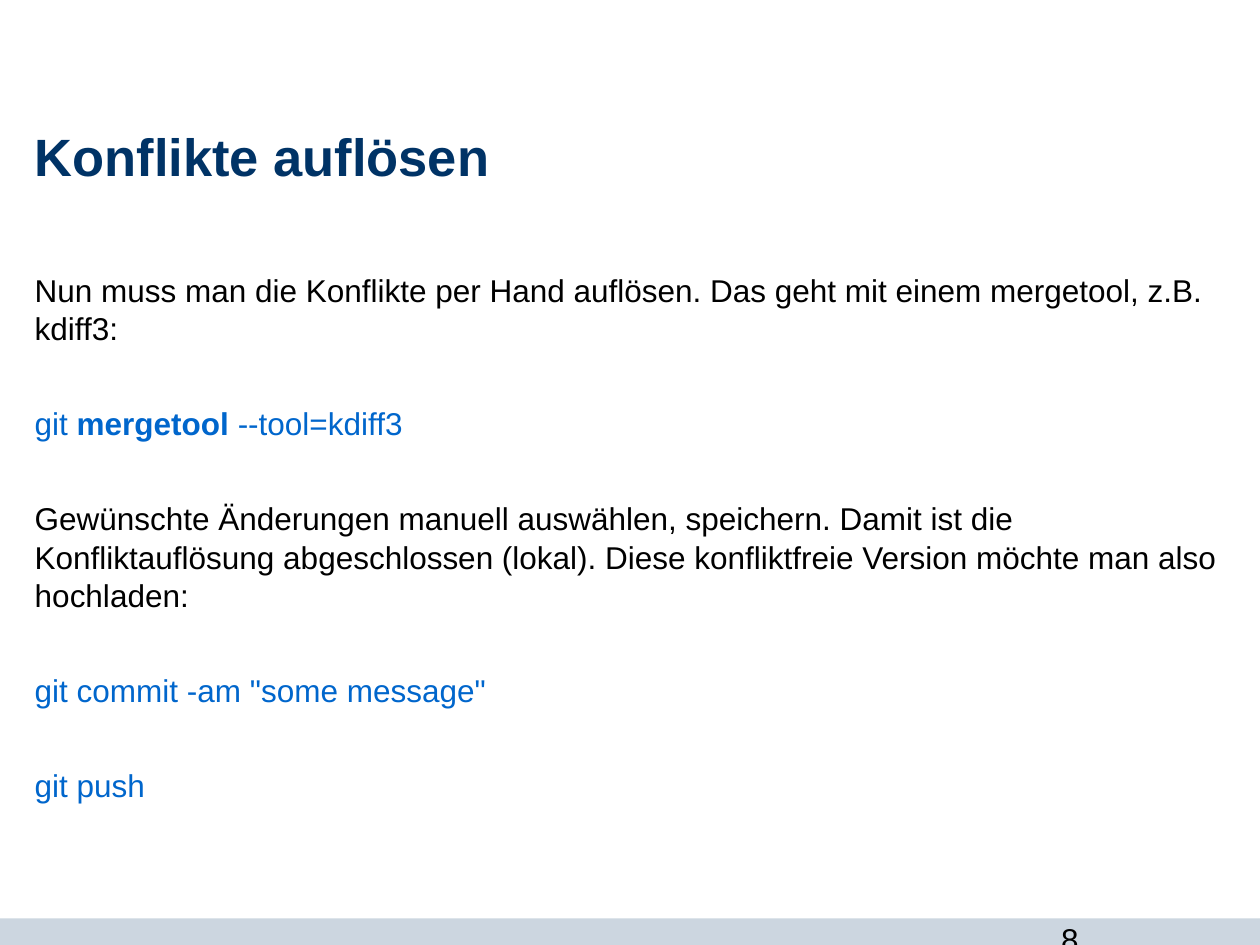
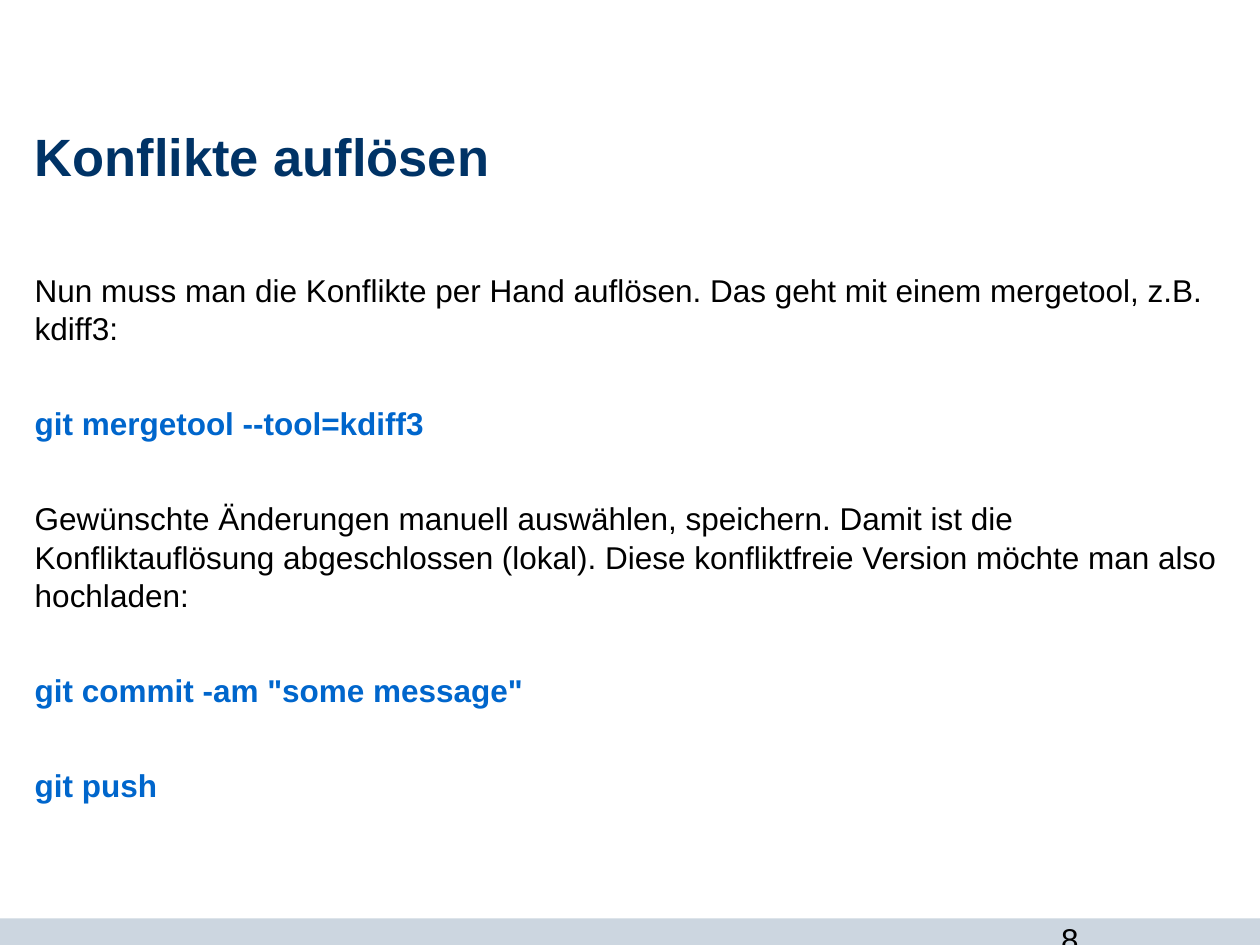
Before and after one commit to Jane333/git, a slide deck: slide 8 of git_und_du.odp. Drawn at 1260x945 pixels with LibreOffice and Linux fonts; fonts in the diff are those of the drawing; background and template pictures are left out. Boxes give left, top, right and bottom in pixels: in the first picture for what was removed or moved away, otherwise in the second. Text is boxed around its words. In the diff, an @@ line names an element or a change of style, - is before the commit and + after.

```diff
--- a/git_und_du.odp
+++ b/git_und_du.odp
@@ text at bbox=[35, 412, 523, 803]: bold on in "git --tool=kdiff3", "git commit -am "some message"", "git push" @@
```
Also in this commit, not shown: 4 other slides changed.
